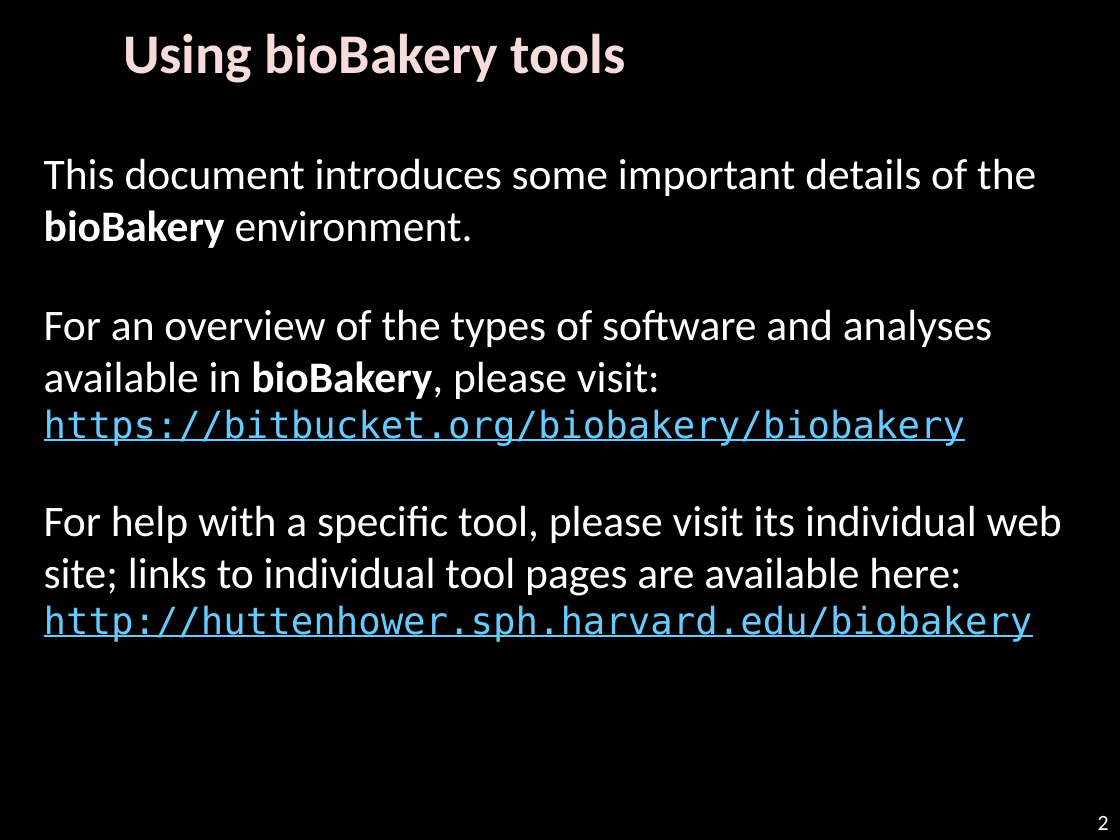
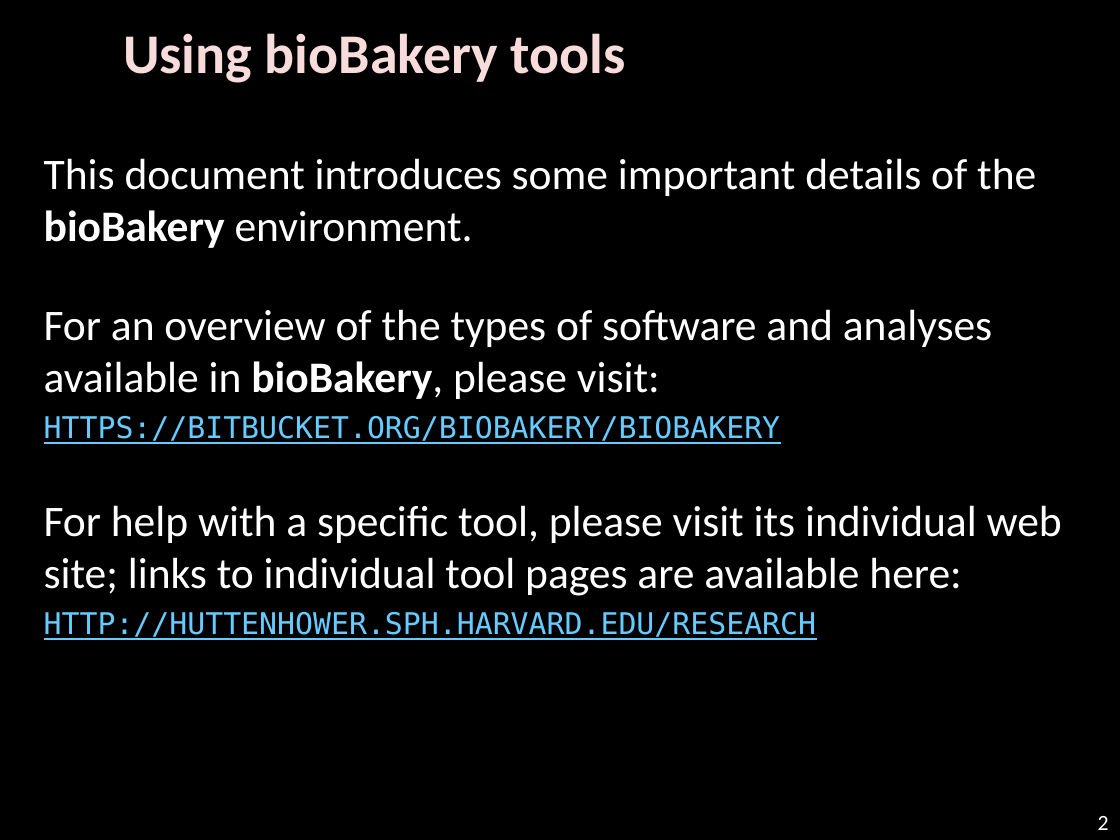
Before and after one commit to biobakery/biobakery, a slide deck: slide 2 of vagrant/biobakery-gui/WELCOME.pptx. Drawn at 1120x840 pixels with LibreOffice and Linux fonts; fonts in the diff are those of the drawing; background and template pictures are left out. Boxes give left, top, right and bottom in pixels: in the first picture for what was removed or moved away, otherwise in the second. Text is boxed around its words. In the diff, an @@ line names an element or a change of style, - is before the commit and + after.

```diff
--- a/vagrant/biobakery-gui/WELCOME.pptx
+++ b/vagrant/biobakery-gui/WELCOME.pptx
@@ text at (x1=44, y1=309, x2=992, y2=444): small capitals on in "https://bitbucket.org/biobakery/biobakery" @@
@@ text at (x1=44, y1=505, x2=1062, y2=640): text changed @@
-For help with a specific tool, please visit its individual web site; links to individual tool pages are available here:
-http://huttenhower.sph.harvard.edu/biobakery
+For help with a specific tool, please visit its individual web site; links to individual tool pages are available here:
+http://huttenhower.sph.harvard.edu/research
```
Also in this commit, not shown: 7 other slides changed, 2 slides added, 1 other file.
